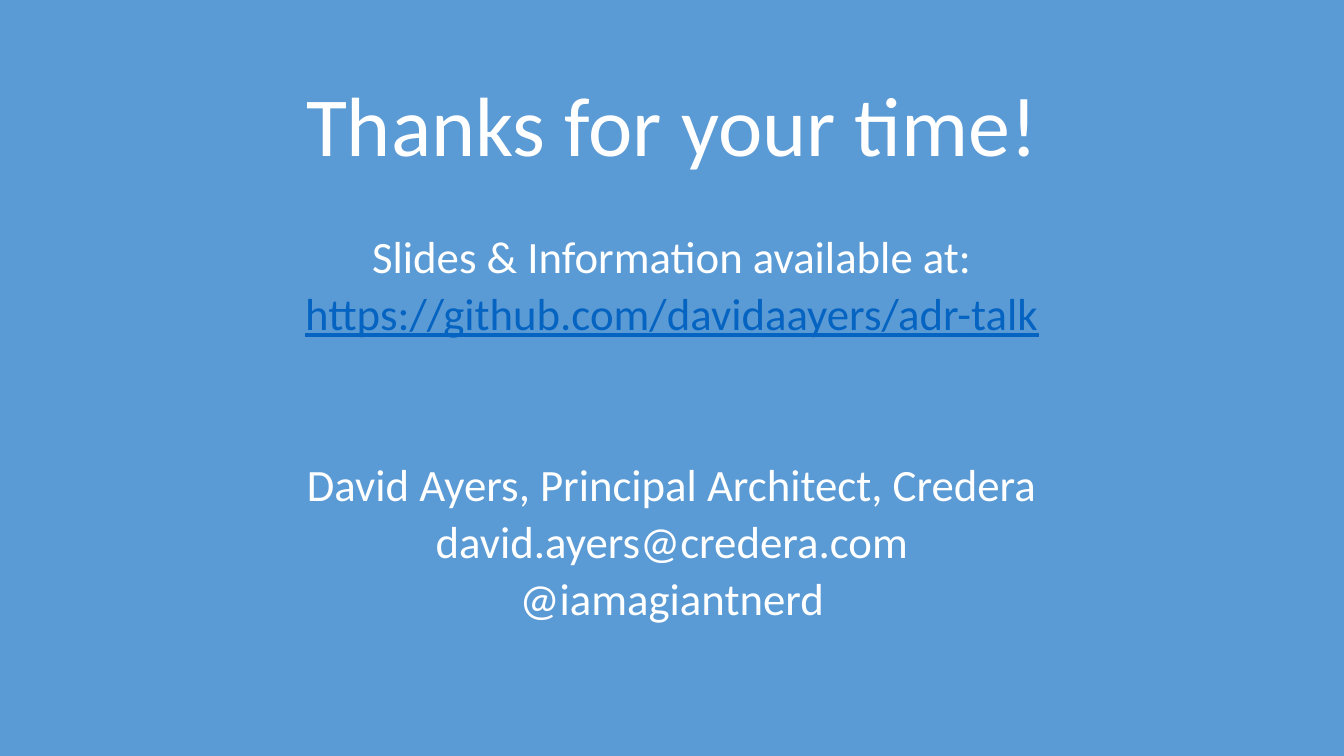
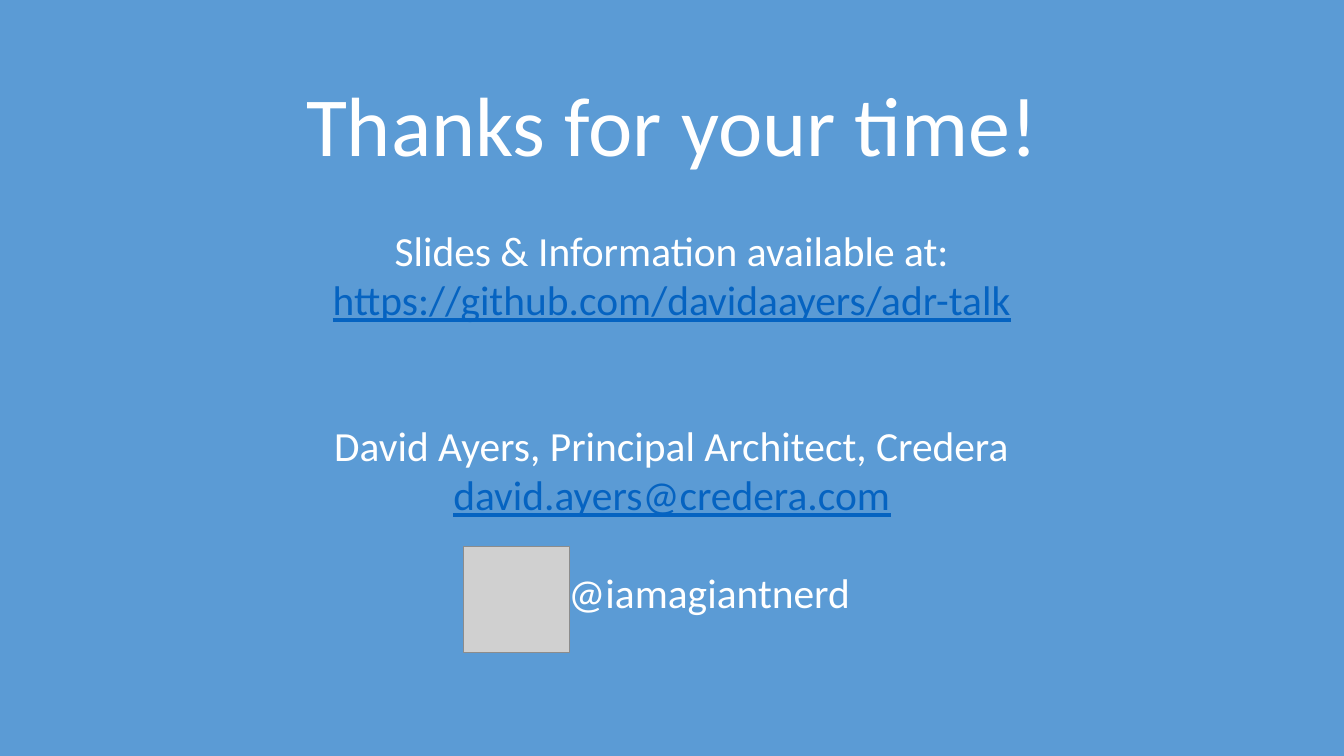
Before and after one commit to davidaayers/adr-talk-ignite, a slide deck: slide 20 of recording-architectural-decisions-ignite.pptx (slide 21 before the commit). Drawn at 1344x756 pixels with LibreOffice and Linux fonts; fonts in the diff are those of the drawing; grey boxes stand for pictures. Boxes give left, top, right and bottom in pixels: in the first picture for what was removed or moved away, otherwise in the second. Text is boxed around its words. In the diff, an @@ line names an element or a change of style, - is before the commit and + after.

```diff
--- a/recording-architectural-decisions-ignite.pptx
+++ b/recording-architectural-decisions-ignite.pptx
@@ subtitle "Slides & Information available at:" at [333,237,1011,619]: size 32 to 29.6 pt; text colour #FFFFFF to #0563C1, underline on in "david.ayers@credera.com"; line spacing 0.8 to 0.7 @@
@@ picture added at [464,546,570,652] @@
```
Also in this commit, not shown: 3 other slides changed, 1 slide removed, 2 other files.
